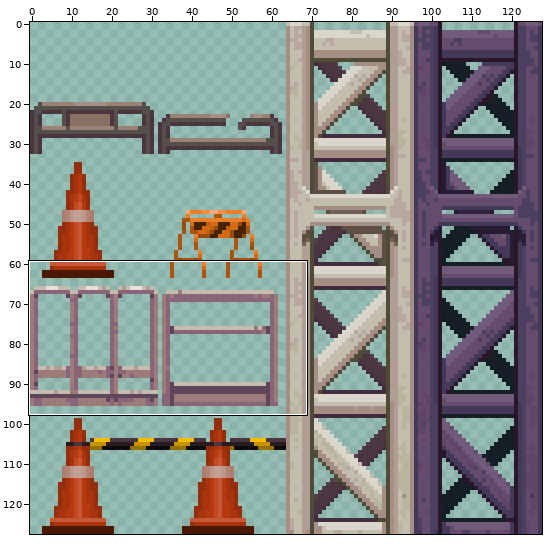
Two states of a sprite sheet, Assets/Sprites/Background/Tier03/Tier03_tile01.png. Above: a wide view before the commit, with the close-up outlined.
Close-up. Earlier state:
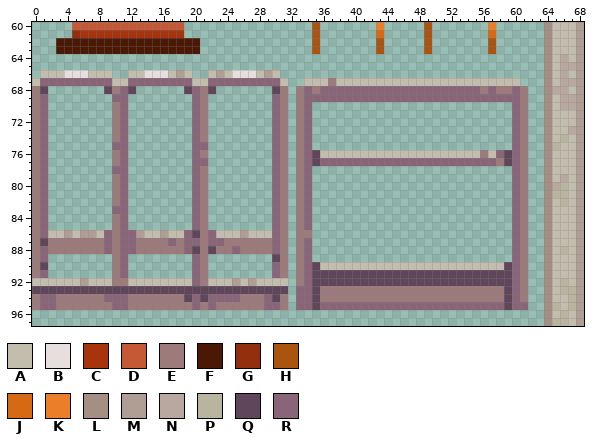
The file is 128x128 pixels. Colours within 5 levels of each other are drawn and written as one. Shown: x 0..68, y 60..97.
Palette (. is transparent): A #c3bdad  B #e7dede  C #a8340e  D #c55935  E #9e7b7b  F #4c1806  G #942f0d  H #ab5410  J #d66914  K #eb7e29  L #a58e84  M #b09d93  N #b9a89f  P #b8b49e  Q #60465b  R #8a657a
Pixels before (only the part around the change), first column x 0:
62 ...FFFFFFFFFFFFFFFFFF..............H.......H.....H.......H......L
63 ...FFFFFFFFFFFFFFFFFF..............H.......H.....H.......H......L
64 ................................................................L
65 ................................................................L
66 .AAABBBAAA..AABBBAMA..AMABBBAMA.................................L
67 ARRRRRRRRRAARRRRRRRRAARRRRRRRRRA..AAAEAAAAAAAAAAAAAAAAAAAAAAA...L
68 EQ.......QERQ......QREQ.......QE.ERERRRRRRRRRRRRRRRRRRRREREERE..L
69 ER........RR........RE........RE.ERRRRRRRRRRRRRRRRRRRRRRRRRRRE..L
70 ER........ER........RE........RE.ER.........................RE..L
71 ER........ER........RE........RE.ER.........................RE..L
72 ER........ER........RE........RE.ER.........................RE..L
73 ER........ER........RE........RE.ER.........................RE..L
74 ER........ER........RE........RE.ER.........................RE..L
75 ER........RR........RR........RE.ER.........................RE..L
76 ER........ER........RE........RE.ERQAAAAAAAAAAAAAAAAAAAAEARQRE..L
77 ER........ER........RR........RE.ERQRRRRRRRRRRRRRRRRRRRRRREQRE..L
78 ER........RR........RE........RE.ER.........................RE..L
79 ER........ER........RE........RE.ER.........................RE..L
80 ER........ER........RE........RE.ER.........................RE..L
81 ER........ER........RE........RE.ER.........................RE..L
82 ER........ER........RE........RE.ER.........................RE..L
83 ER........RR........RE........RE.ER.........................RE..L
84 ER........ER........RE........RE.ER.........................RE..L
85 ER........ER........RE........RE.ER.........................RE..L
86 ERAAMAMMARERRMAAMAARQERAAAMAAARE.EE.........................RE..L
87 EQEEEEEEERERREEEERERRERREEEEEERE.ER.........................RE..L
88 EREEEEEEERERREEEEEERQEQEEREEEERE.ER.........................RE..L
89 ER........ER........RE........QE.ER.........................RE..L
90 EQ........ER........RE........RE.ERQAAAAAAAAAAAAAAAAAAAAAAAQRE..L
91 ER........ER........RE........RE.ERQQQQQQQQQQQQQQQQQQQQQQQQQRE..L
92 AAAAAAMAAAEEAAAAAAAAREAAAMAMAAAA.ERQQQQQQQQQQQQQQQQQQQQQQQQQRE..L
93 QQQQQQQQQQQQQQQQQQQQQQQQQQQQQQQQ.RRQEEEEEEEEEEEEEEEEEEEEEEEQRE..L
94 ERREEEEEERRREEEEEEEQRQRRRREEERQE.RRQEEEEEEEEEEEEEEEEEEEEEEEQRE..L
95 ERREEEEEEERREEEEEEEEREREEEEEERRE.RRQRRRRRRRRRRRRRRRRRRRRRRRQRR..L
96 ................................................................L
97 ................................................................L
The same view after the edit:
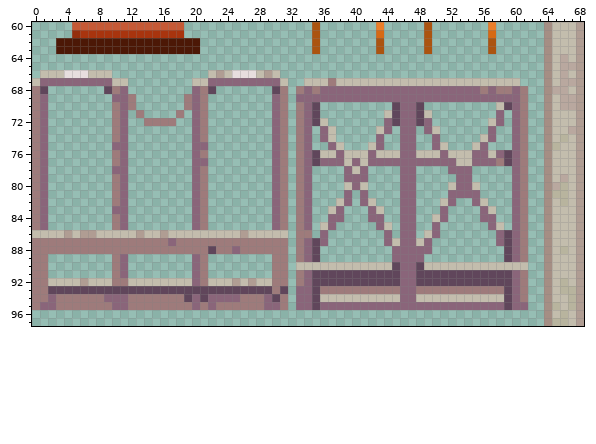
Change:
There is now colour A in row 70 at x 58; in row 71 at x 44 and 49; in row 72 at x 36 and 57; in row 73 at x 37, 43 and 50; in row 74 at x 37 and 56; in row 75 at x 38, 42, 51 and 55.
There is now colour A in row 78 at x 40; in row 80 at x 39, 41, 52 and 55; in row 82 at x 38, 42, 51 and 56; in row 83 at x 37, 43 and 57; in row 84 at x 50; in row 85 at x 36, 44 and 58.
There is now colour A in row 86 at x 49; in row 87 at x 45 and 48.
The edit turns colour E into colour A in row 86 at x 0, 10, 21 and 31; in row 90 at x 33 and 61; in row 94 at x 36 to 45 and 48 to 58.
The edit turns colour Q into colour A in row 86 at x 20; in row 90 at x 35 and 59.
The edit turns colour R into colour A in row 77 at x 39, 41 and 53 to 54; in row 86 at x 1, 9, 11 to 12, 19, 22 and 30; in row 90 at x 34 and 60.
There is now colour E in rows 69 to 70 at x 12 and 19; in row 71 at x 13 and 18; in row 72 at x 14 to 17.
The edit turns colour A into colour E in row 92 at x 0 to 1 and 30 to 31.
The edit turns colour Q into colour E in row 87 at x 1; in row 88 at x 20; in row 89 at x 30; in row 90 at x 1; in row 93 at x 0 to 1 and 30.
The edit turns colour R into colour E in row 87 at x 9, 11 to 12, 19 to 20, 22 to 23 and 30; in row 88 at x 1, 9, 11 to 12, 19 and 30; in row 89 at x 1; in row 90 at x 30; in row 91 at x 1 and 30; in row 94 at x 1.
There is now colour Q in row 70 at x 35, 45, 48 and 59; in rows 71 to 72 at x 35, 45 and 48; in row 86 at x 59; in rows 87 to 89 at x 35 and 59.
The edit turns colour A into colour Q in row 90 at x 45 and 48.
There is now colour R in row 70 at x 46 to 47; in row 71 at x 46 to 47 and 58; in row 72 at x 44, 46 to 47, 49 and 58; in row 73 at x 36, 44, 46 to 47, 49 and 57; in row 74 at x 36, 43, 46 to 47, 50 and 57; in row 75 at x 37, 43, 46 to 47, 50 and 56.
There is now colour R in row 78 at x 39, 41, 46 to 47 and 52 to 54; in row 79 at x 39 to 41, 46 to 47 and 53 to 54; in row 80 at x 40, 46 to 47 and 53 to 54; in row 81 at x 39, 41, 46 to 47 and 52 to 55; in row 82 at x 39, 41, 46 to 47, 52 and 55; in row 83 at x 38, 42, 46 to 47, 51 and 56.
There is now colour R in row 84 at x 37 to 38, 42 to 43, 46 to 47, 51 and 56 to 57; in row 85 at x 37, 43, 46 to 47, 50 and 57; in row 86 at x 36, 44, 46 to 47, 50 and 58; in row 87 at x 36, 44, 46 to 47, 49 and 58; in row 88 at x 45 to 49; in row 89 at x 45 to 48.
The edit turns colour A into colour R in row 76 at x 38, 42, 46 to 47, 51 and 55; in row 90 at x 46 to 47.
The edit turns colour E into colour R in row 69 at x 33; in row 76 at x 56; in rows 93 to 94 at x 46 to 47.
The edit turns colour Q into colour R in rows 91 to 92 at x 46 to 47.
The author cleared colour A in row 66 at x 12 to 13, 17 and 19.
The author cleared colour B in row 66 at x 14 to 16.
The author cleared colour M in row 66 at x 18.
The author cleared colour Q in row 68 at x 12 and 19.
The author cleared colour R in row 67 at x 12 to 19.
Pixel boxes of the changes (left, top, right, bottom) in both close-ups:
changed: (128, 70, 192, 126)
changed: (272, 94, 528, 302)
changed: (32, 230, 48, 302)
changed: (104, 230, 136, 254)
changed: (184, 230, 224, 254)
